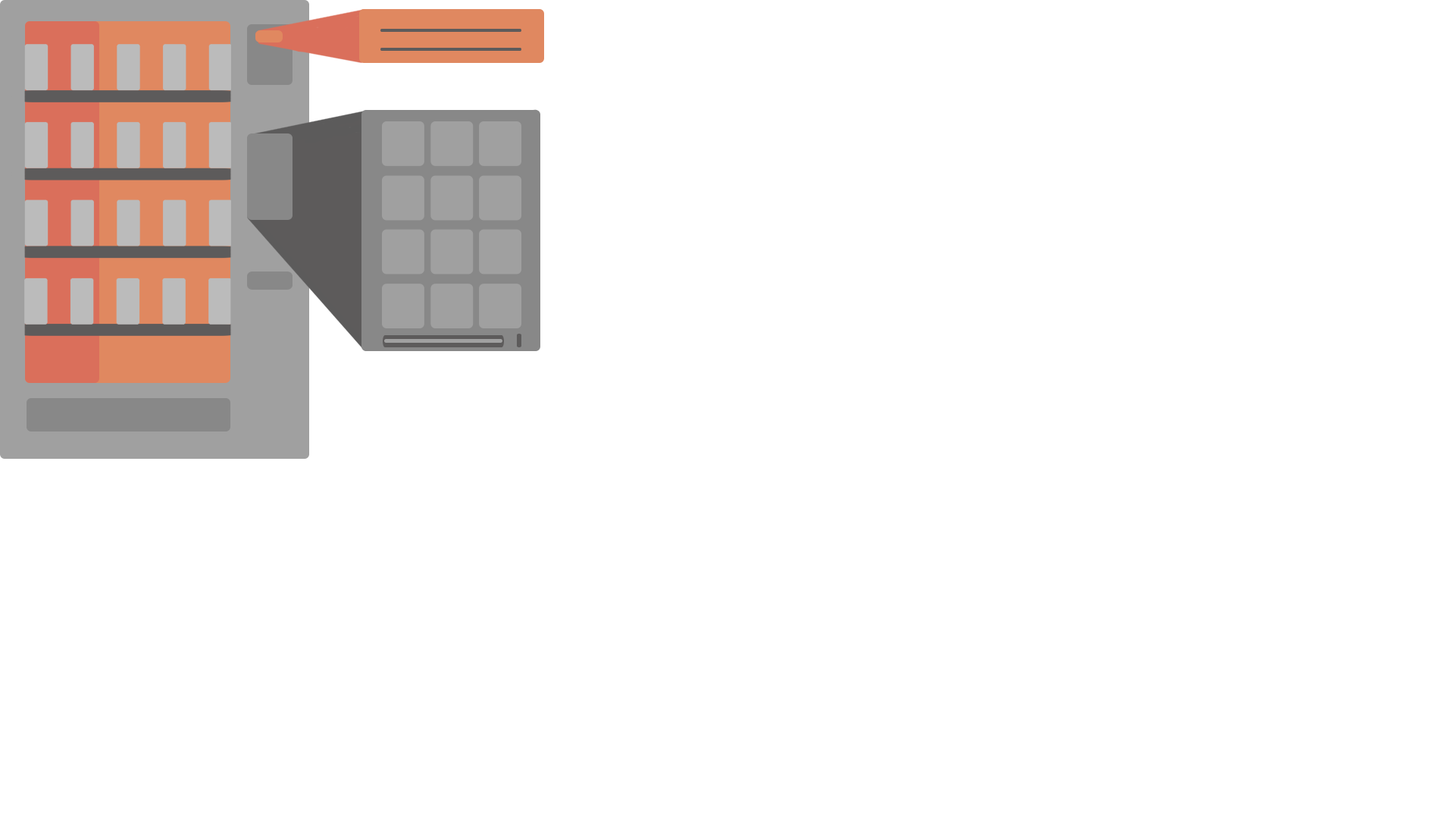
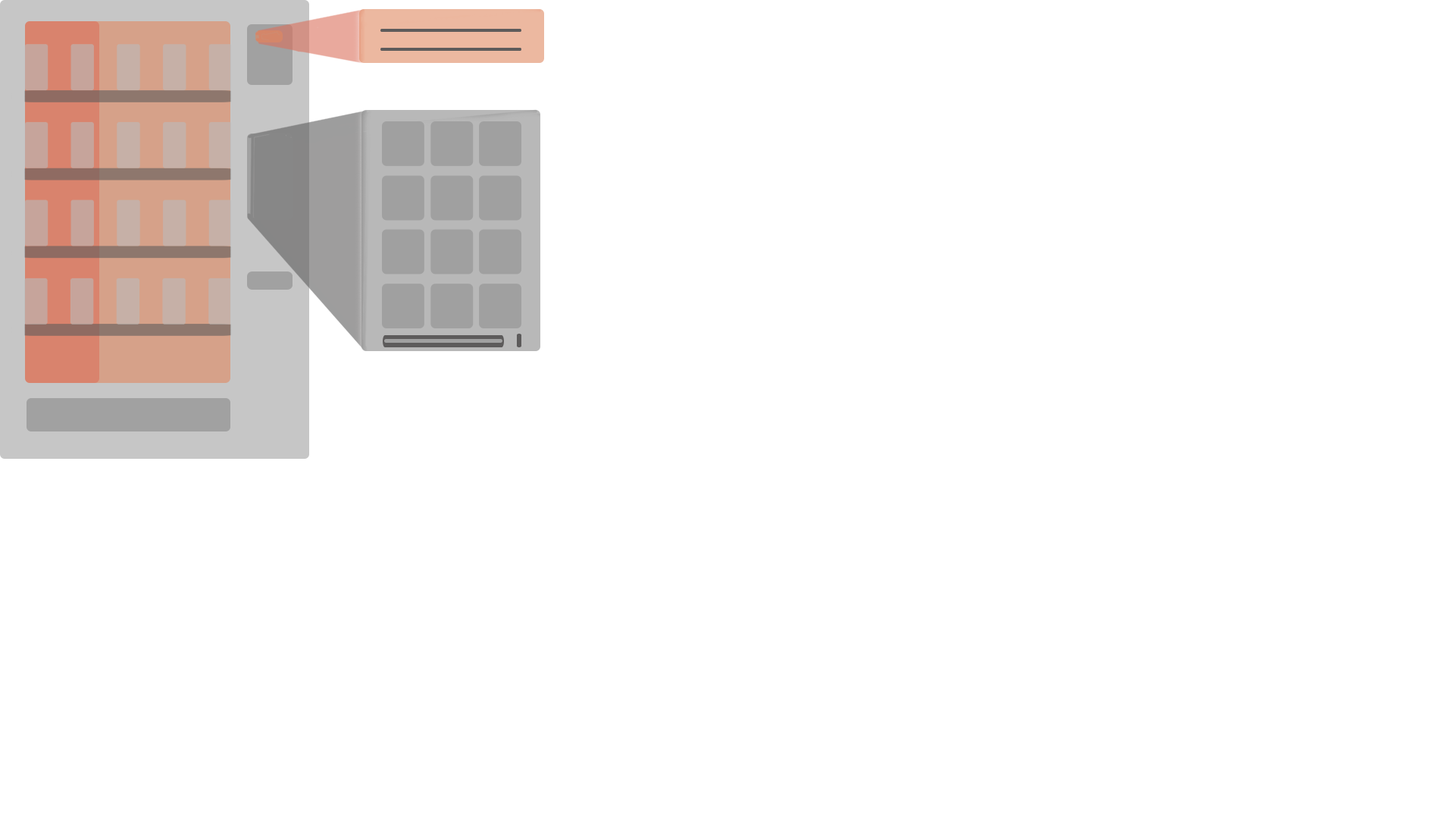
Before/after of a 1455×819 layered artwork. What changed in the layer stack:
painted on "Прямоугольник, скругл. углы 11 kопировать 5" over 382, 176, 384, 327
"Прямоугольник, скругл. углы 11 kопировать 9": opacity 100% → 60% over 24, 43, 232, 325
"Прямоугольник, скругл. углы 11 kопировать 7": opacity 100% → 60% over 11, 90, 232, 336
"Прямоугольник, скругл. углы 10": opacity 100% → 60% over 247, 271, 293, 290
"Прямоугольник, скругл. углы 9": opacity 100% → 60% over 361, 109, 541, 351
"Прямоугольник, скругл. углы 8": opacity 100% → 60% over 247, 133, 293, 220
"Слой 2": opacity 100% → 60%, painted on it over 247, 109, 541, 351
"Прямоугольник, скругл. углы 7": opacity 100% → 60% over 255, 30, 283, 43
"Прямоугольник, скругл. углы 6": opacity 100% → 60% over 359, 9, 545, 63
"Слой 1": opacity 100% → 60%, painted on it over 254, 9, 542, 64
"Прямоугольник, скругл. углы 5": opacity 100% → 60% over 247, 24, 293, 85
"Прямоугольник, скругл. углы 4": opacity 100% → 60% over 26, 397, 231, 432
"Прямоугольник, скругл. углы 3": opacity 100% → 60% over 25, 21, 100, 383
"Прямоугольник, скругл. углы 2": opacity 100% → 60% over 25, 21, 231, 383
"Прямоугольник, скругл. углы 1": opacity 100% → 60% over 0, 0, 310, 459
